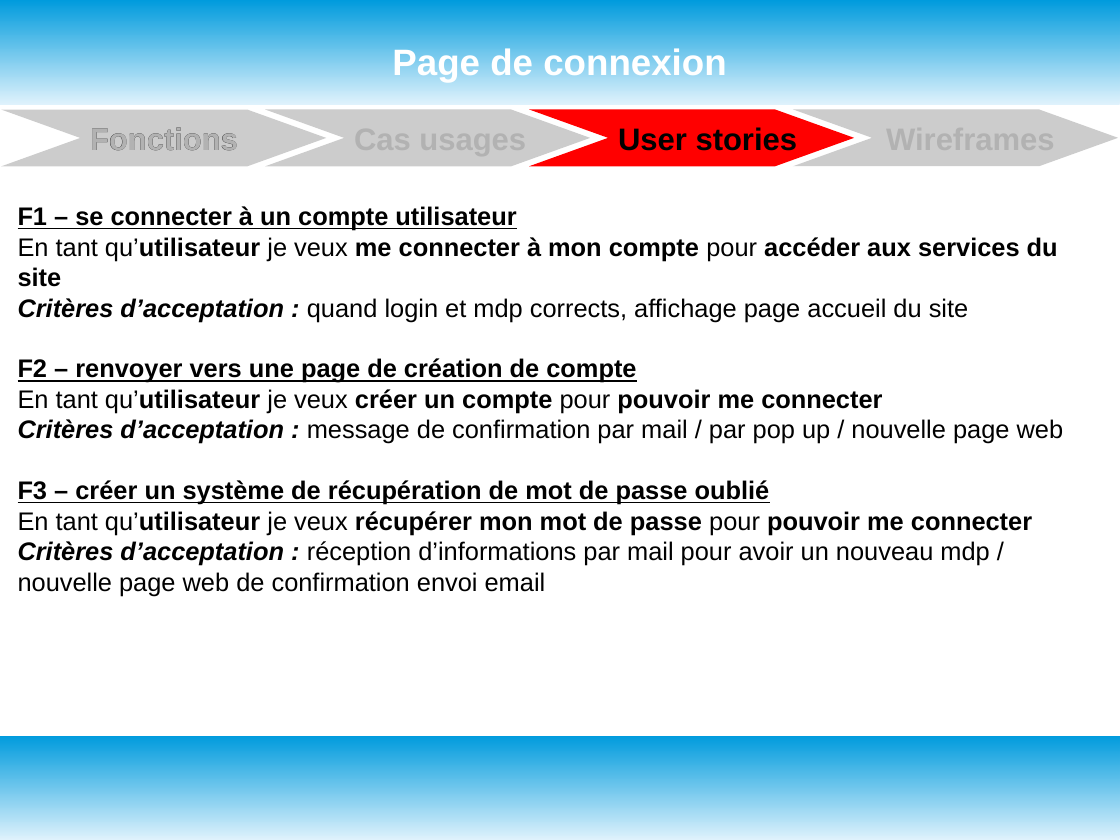
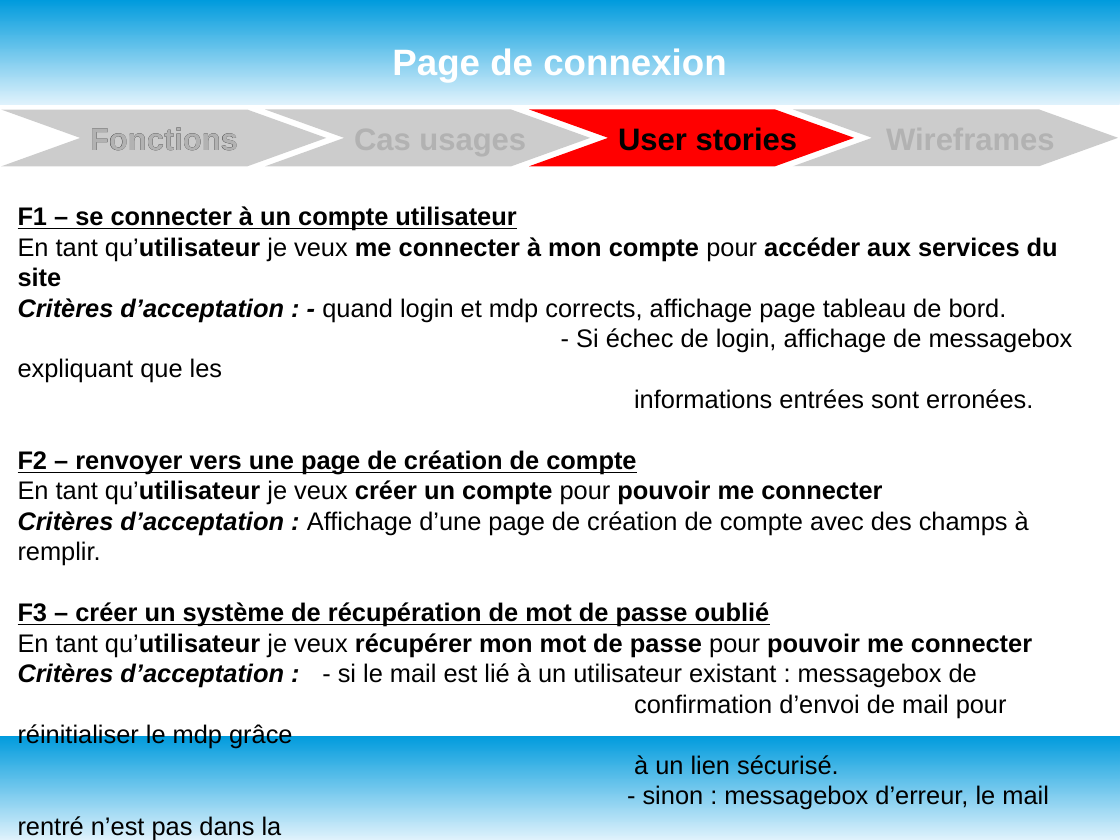
Before and after one commit to oliviersamin/P3_DesignezApplicationPythonAdapt-eBesoinsClient, a slide deck: slide 5 of P3_documentTravail.odp. Drawn at 1120x840 pixels with LibreOffice and Linux fonts; fonts in the diff are those of the drawing. Boxes give left, top, right and bottom in pixels: in the first picture for what was removed or moved away, otherwise in the second. Text is boxed around its words. In the diff, an @@ line names an element or a change of style, - is before the commit and + after.

Commit message:
Deuxième version des livrables après session mentorat. Use cases et user stories revues. Wireframes faits pour Desktop et Mobile. Pas encore de tableau Kanban. Fichiers Questions pour Julien

```diff
--- a/P3_documentTravail.odp
+++ b/P3_documentTravail.odp
@@ text at <box>18,298,1073,409</box>: text changed @@
-Critères d’acceptation : quand login et mdp corrects, affichage page accueil du site
+Critères d’acceptation : - quand login et mdp corrects, affichage page tableau de bord.
+- Si échec de login, affichage de messagebox expliquant que les
+informations entrées sont erronées.
@@ text at <box>18,511,1029,566</box>: text changed @@
-Critères d’acceptation : message de confirmation par mail / par pop up / nouvelle page web
+Critères d’acceptation : Affichage d’une page de création de compte avec des champs à remplir.
@@ text at <box>18,663,1049,840</box>: text changed @@
-Critères d’acceptation : réception d’informations par mail pour avoir un nouveau mdp / nouvelle page web de confirmation envoi email
+Critères d’acceptation : - si le mail est lié à un utilisateur existant : messagebox de
+confirmation d’envoi de mail pour réinitialiser le mdp grâce
+à un lien sécurisé.
+- sinon : messagebox d’erreur, le mail rentré n’est pas dans la
+base de données du site
```
Also in this commit, not shown: 11 other slides changed, 4 slides added, 2 slides removed, 1 other file.
